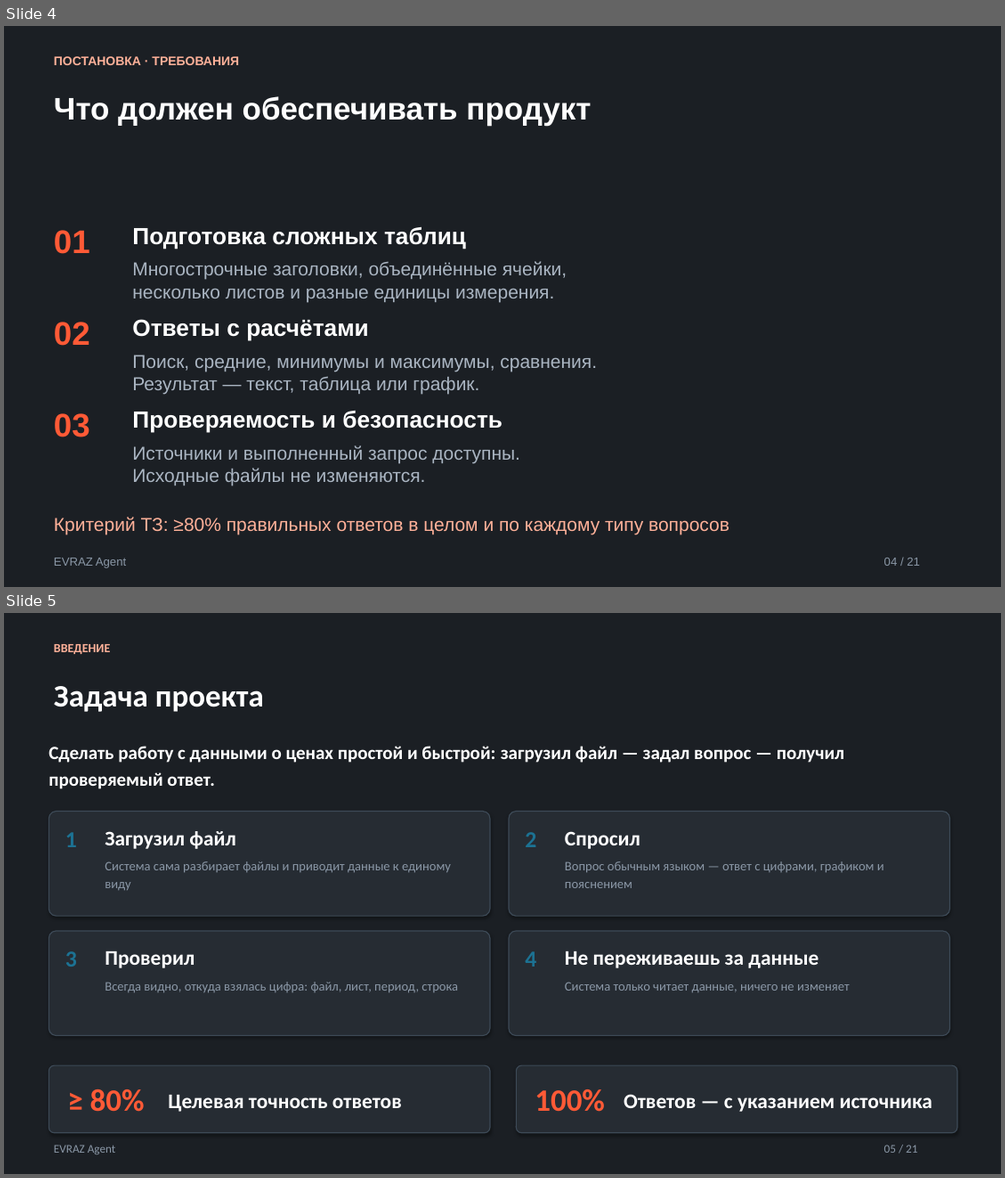
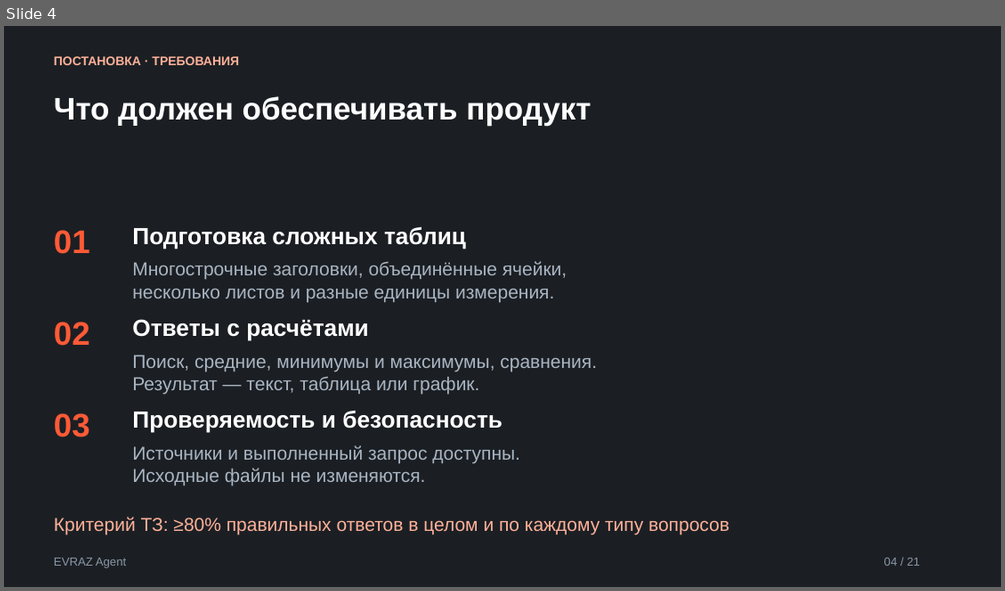
Before and after one commit to kostIT13/EVRAZ_ExcelAgent, a slide deck: data/EVRAZ_Agent_unified.pptx. Shown one above the other, each under a label of ours: slides 4 and 5 before the commit, slide 4 after it. The pictures are 1005x1178 and 1005x591 pixels, drawn with LibreOffice and Linux fonts; fonts in the diff are those of the drawing. Boxes give left, top, right and bottom in pixels: in the first picture for what was removed or moved away, otherwise in the second. Text is boxed around its words. In the diff, an @@ line names an element or a change of style, - is before the commit and + after.

Commit message:
update presentation and add pi evraz

```diff
--- a/data/EVRAZ_Agent_unified.pptx
+++ b/data/EVRAZ_Agent_unified.pptx
@@ slide 5 removed at [4, 613, 1001, 1174], background #1B1F24 @@
@@ text removed at [54, 644, 110, 654] @@
-ВВЕДЕНИЕ
@@ text removed at [54, 686, 264, 712] @@
-Задача проекта
@@ text removed at [48, 746, 844, 789] @@
-Сделать работу с данными о ценах простой и быстрой: загрузил файл — задал вопрос — получил проверяемый ответ.
@@ rounded rectangle removed at [48, 811, 490, 916] @@
@@ rounded rectangle removed at [509, 811, 950, 916] @@
@@ text removed at [65, 832, 77, 847] @@
-1
@@ text removed at [105, 831, 236, 849] @@
-Загрузил файл
@@ text removed at [525, 832, 536, 847] @@
-2
@@ text removed at [565, 831, 640, 849] @@
-Спросил
@@ text removed at [105, 861, 451, 890] @@
-Система сама разбирает файлы и приводит данные к единому виду
@@ text removed at [565, 861, 884, 888] @@
-Вопрос обычным языком — ответ с цифрами, графиком и пояснением
@@ rounded rectangle removed at [48, 931, 490, 1036] @@
@@ rounded rectangle removed at [509, 931, 950, 1036] @@
@@ text removed at [65, 951, 77, 966] @@
-3
@@ text removed at [105, 951, 194, 968] @@
-Проверил
@@ text removed at [525, 951, 536, 966] @@
-4
@@ text removed at [565, 951, 818, 968] @@
-Не переживаешь за данные
@@ text removed at [105, 981, 458, 993] @@
-Всегда видно, откуда взялась цифра: файл, лист, период, строка
@@ text removed at [565, 981, 850, 992] @@
-Система только читает данные, ничего не изменяет
@@ rounded rectangle removed at [48, 1065, 490, 1133] @@
@@ rounded rectangle removed at [517, 1065, 957, 1133] @@
@@ text removed at [90, 1089, 145, 1111] @@
-≥ 80%
@@ text removed at [534, 1089, 605, 1111] @@
-100%
@@ text removed at [168, 1094, 402, 1111] @@
-Целевая точность ответов
@@ text removed at [623, 1094, 932, 1111] @@
-Ответов — с указанием источника
@@ text removed at [54, 1144, 115, 1154] @@
-EVRAZ Agent
@@ text removed at [884, 1144, 917, 1152] @@
-05 / 21
```
Also in this commit, not shown: 3 other files.
